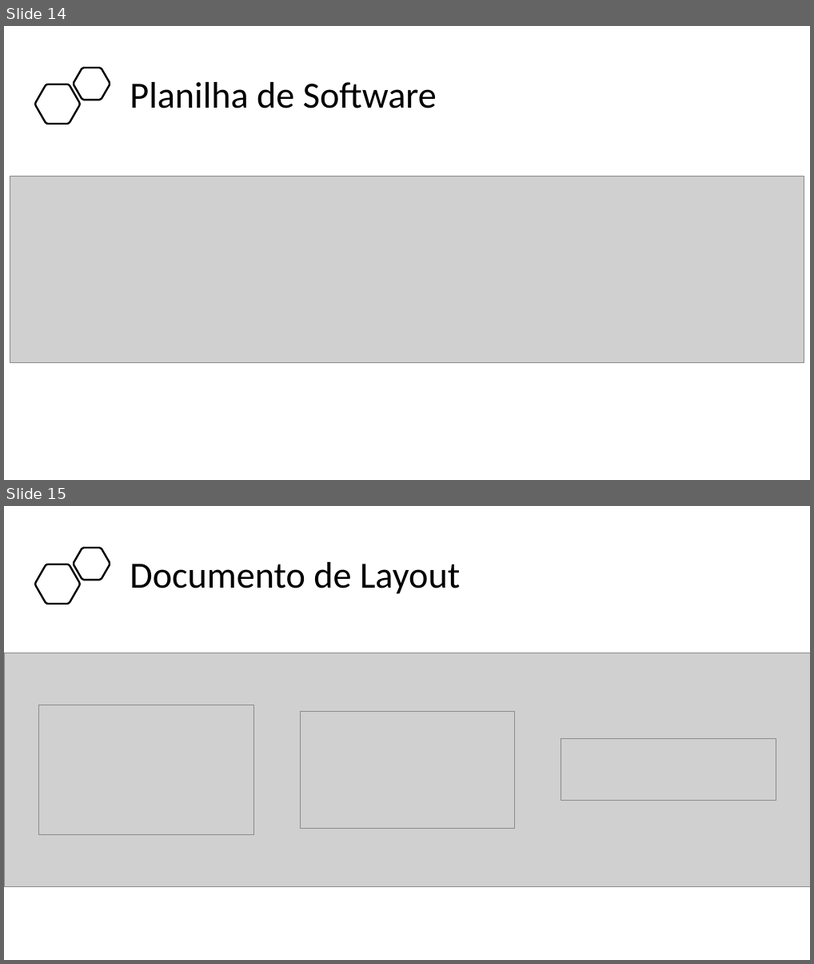
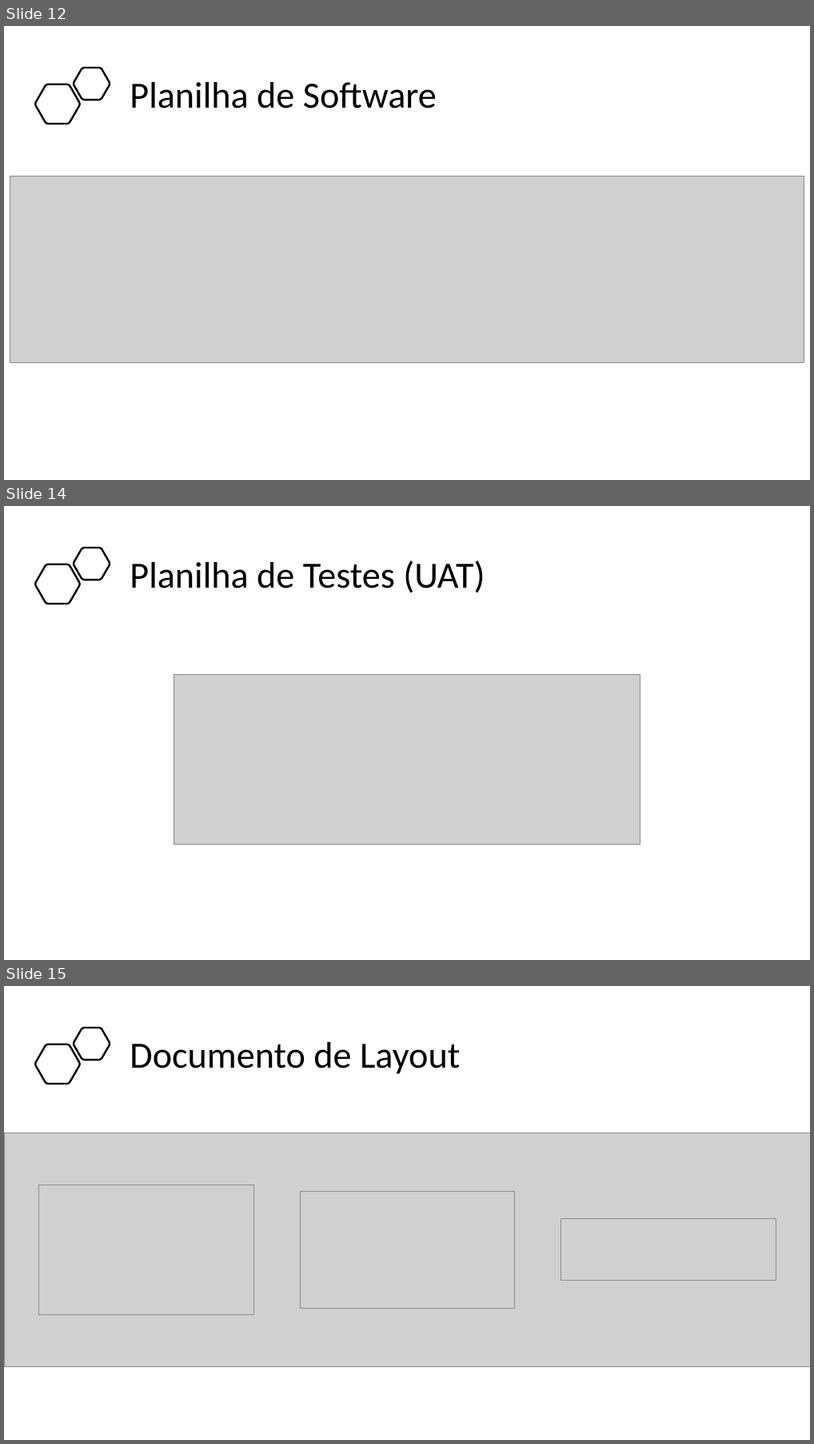
Before and after one commit to BandTec/project-hunter, a slide deck: Documentação/Apresentação - Sprint 3.pptx. Shown one above the other, each under a label of ours: slides 14 and 15 before the commit, slides 12, 14 and 15 after it; the slides between them are not shown. The pictures are 814x964 and 814x1444 pixels, drawn with LibreOffice and Linux fonts; fonts in the diff are those of the drawing; grey boxes stand for pictures. Boxes give left, top, right and bottom in pixels: in the first picture for what was removed or moved away, otherwise in the second. Text is boxed around its words. In the diff, an @@ line names an element or a change of style, - is before the commit and + after.

```diff
--- a/Documentação/Apresentação - Sprint 3.pptx
+++ b/Documentação/Apresentação - Sprint 3.pptx
@@ slide 14 added at bbox=[4, 506, 810, 960], background #FFFFFF @@
@@ freeform shape added at bbox=[74, 548, 110, 580], outline #000000 2.25 pt @@
@@ freeform shape added at bbox=[35, 564, 80, 604], outline #000000 2.25 pt @@
@@ title added at bbox=[130, 560, 485, 592], 44 pt, text #000000 @@
+Planilha de Testes (UAT)
@@ picture added at bbox=[174, 675, 641, 844] @@
@@ what was slide 14 is now slide 12 @@
```
Also in this commit, not shown: 2 slides changed, 1 slide removed, 1 other file.
